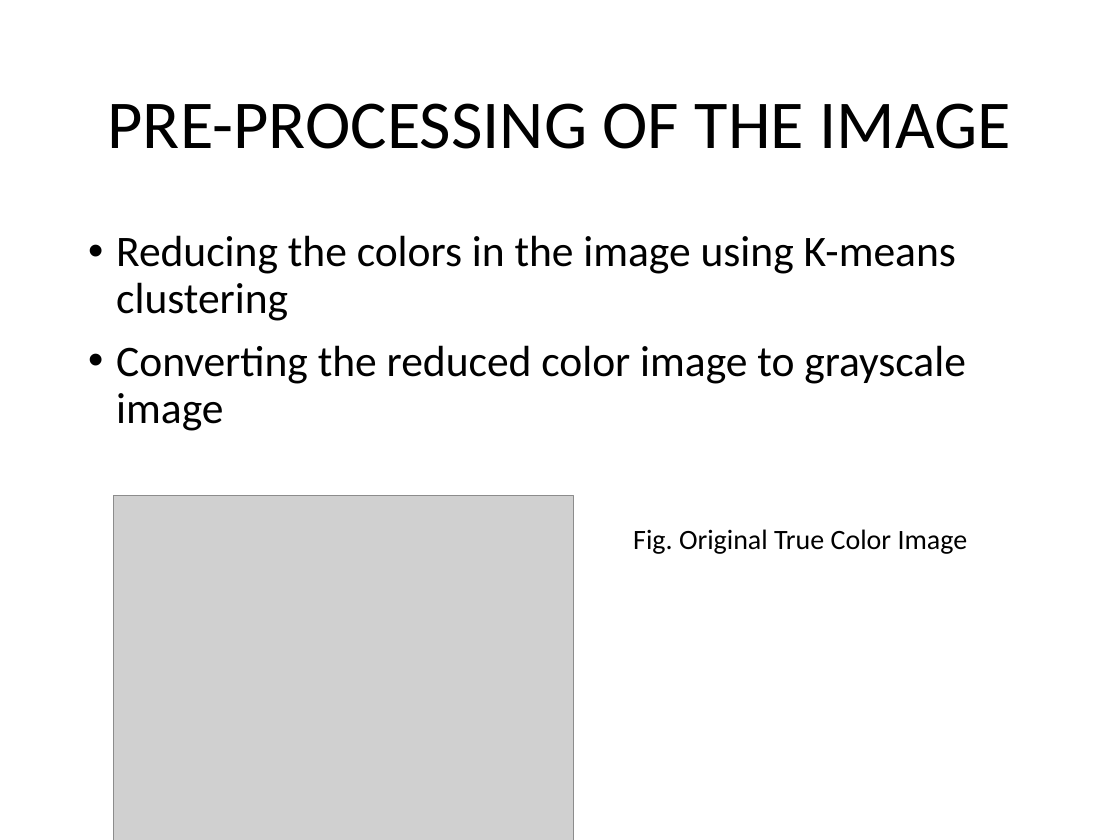
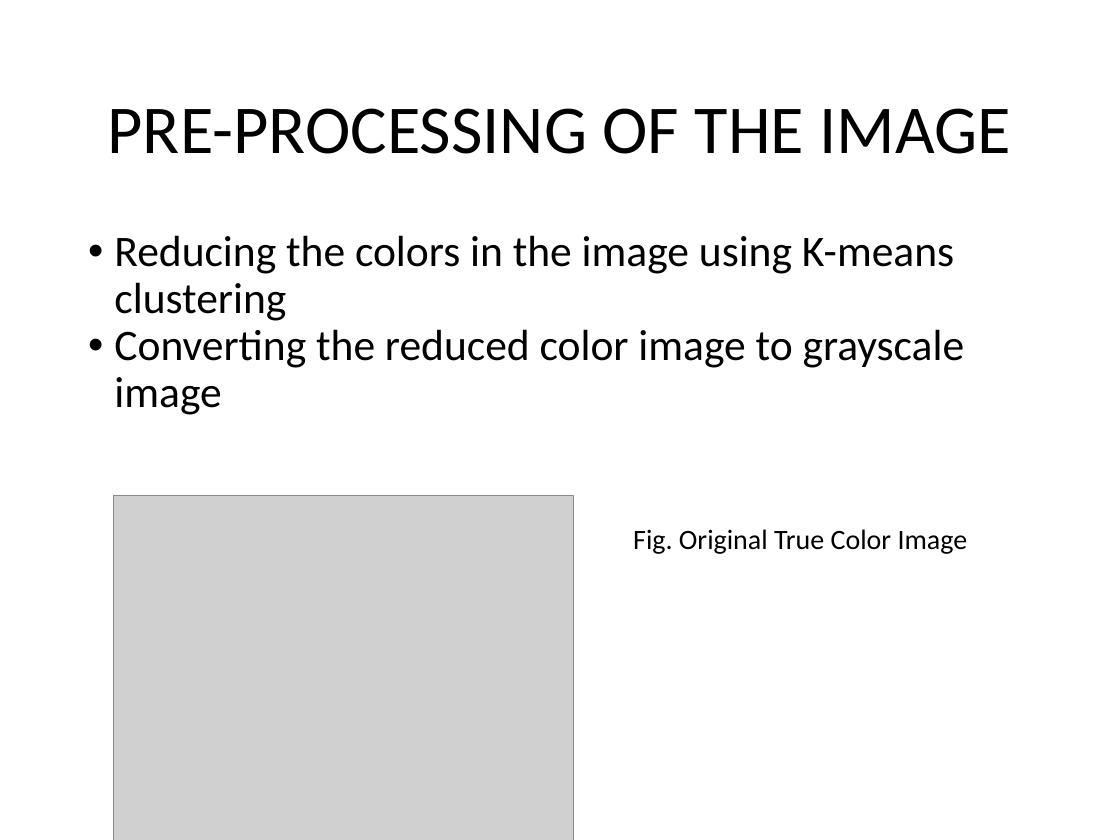
Before and after one commit to ManushGupta/text-detection-swt, a slide deck: slide 11 of OPTICAL-CHARACTER-DETECTION_FINAL.pptx. Drawn at 1120x840 pixels with LibreOffice and Linux fonts; fonts in the diff are those of the drawing; grey boxes stand for pictures. Boxes give left, top, right and bottom in pixels: in the first picture for what was removed or moved away, otherwise in the second. Text is boxed around its words. In the diff, an @@ line names an element or a change of style, - is before the commit and + after.

```diff
--- a/OPTICAL-CHARACTER-DETECTION_FINAL.pptx
+++ b/OPTICAL-CHARACTER-DETECTION_FINAL.pptx
@@ text "PRE-PROCESSING OF THE IMAGE" at (108,108,1011,154): line spacing 0.9 to 1 @@
@@ text "Reducing the colors in the ..." at (114,235,965,415): indent changed; less space between paragraphs @@
```
Also in this commit, not shown: 33 other slides changed.
